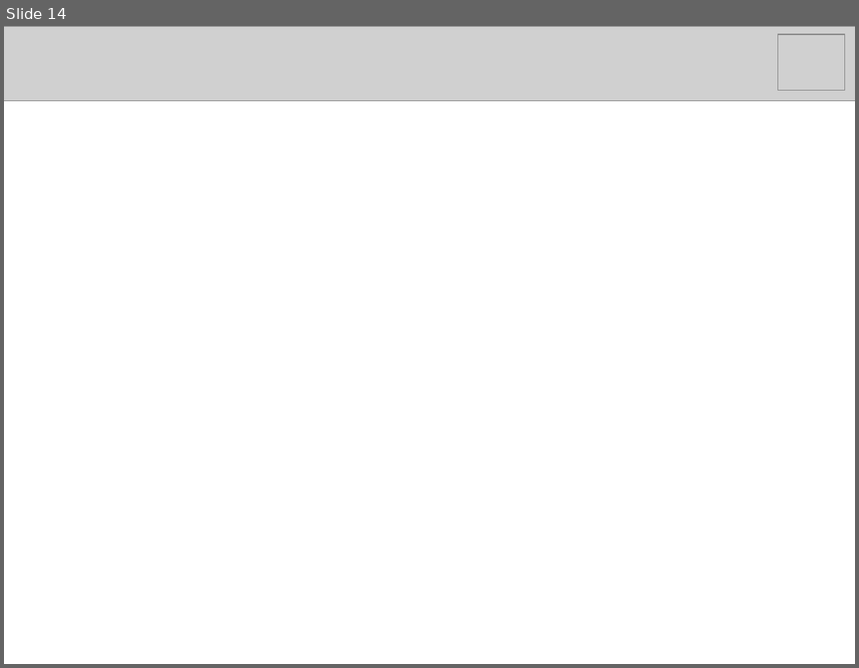
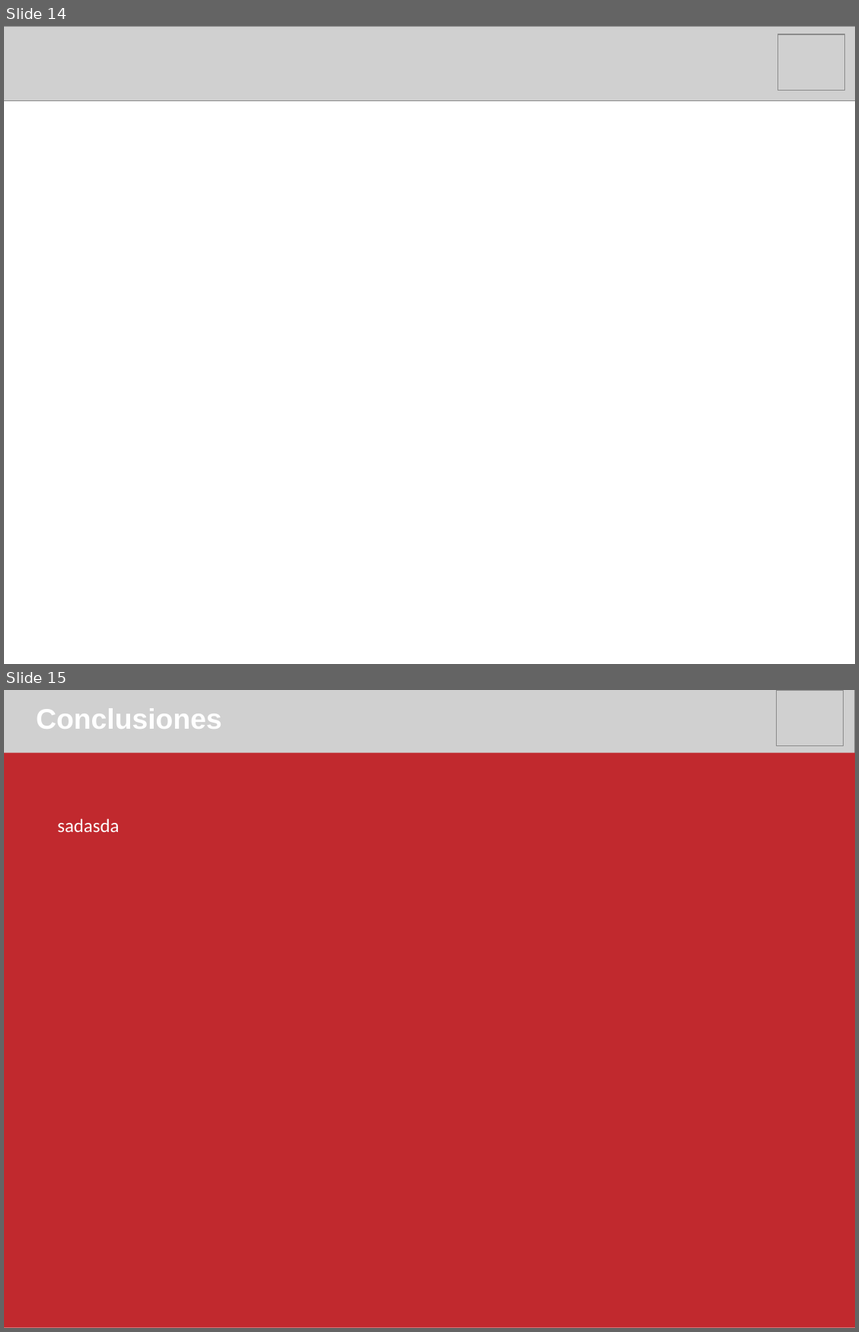
Before and after one commit to IgnGGA/grupo9, a slide deck: presentación/presentaciónDosMineriaDeDatos.pptx. Shown one above the other, each under a label of ours: slide 14 before the commit, slides 14 and 15 after it. The pictures are 859x668 and 859x1332 pixels, drawn with LibreOffice and Linux fonts; fonts in the diff are those of the drawing; grey boxes stand for pictures. Boxes give left, top, right and bottom in pixels: in the first picture for what was removed or moved away, otherwise in the second. Text is boxed around its words. In the diff, an @@ line names an element or a change of style, - is before the commit and + after.

```diff
--- a/presentación/presentaciónDosMineriaDeDatos.pptx
+++ b/presentación/presentaciónDosMineriaDeDatos.pptx
@@ slide 15 added at <box>4,690,855,1328</box>, background #FFFFFF @@
@@ picture added at <box>4,690,855,754</box> @@
@@ text added at <box>36,708,222,729</box>, 24 pt, text #FFFFFF, bold @@
+Conclusiones
@@ picture added at <box>777,690,844,746</box> @@
@@ rectangle added at <box>4,753,855,1328</box>, fill #C1292E @@
@@ text added at <box>57,818,119,832</box>, 16 pt, text #FFFFFF @@
+sadasda
```
Also in this commit, not shown: 4 slides changed, 2 other slides added, 3 slides removed, 12 other files.
